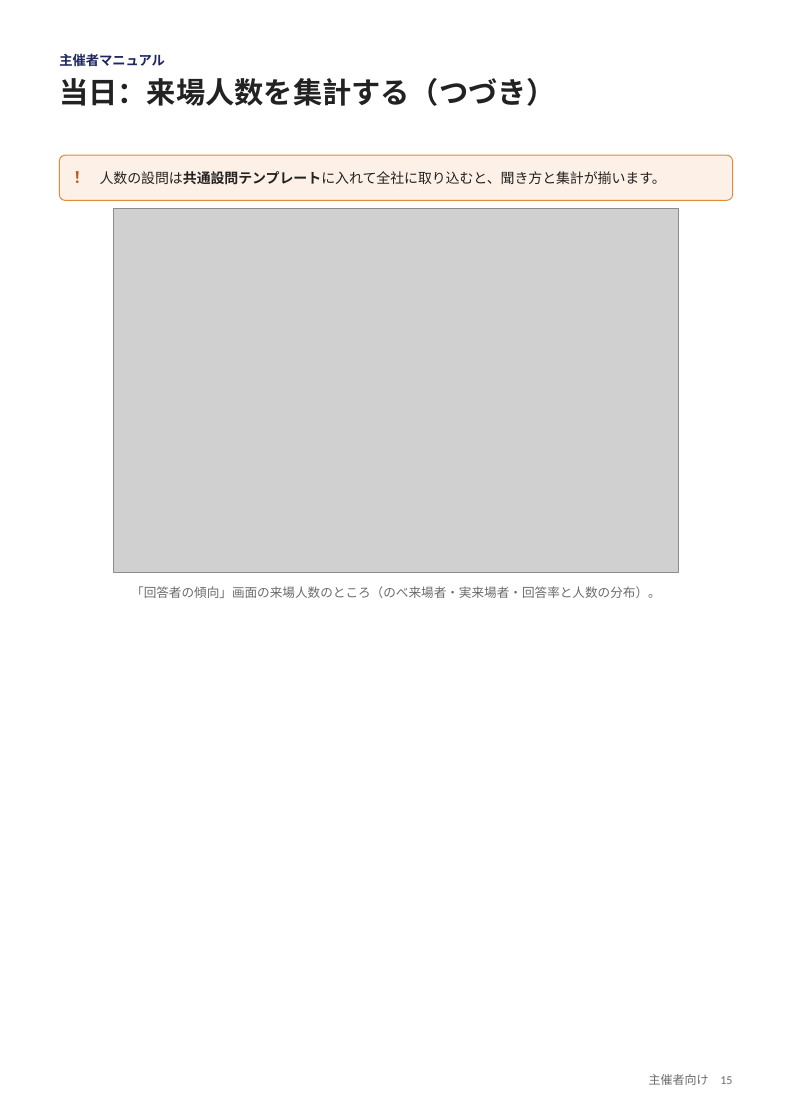
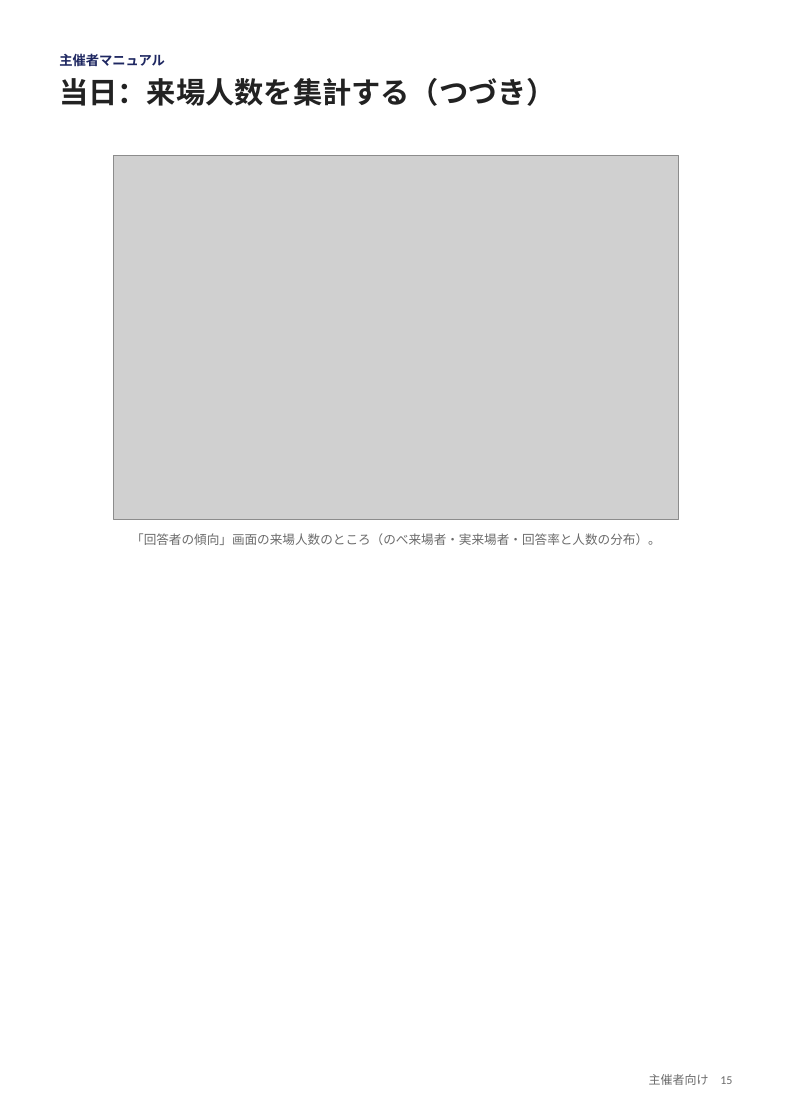
Before and after one commit to nisplus/enque, a slide deck: slide 15 of docs/manual-organizer.pptx. Drawn at 792x1120 pixels with LibreOffice and Linux fonts; fonts in the diff are those of the drawing; grey boxes stand for pictures. Boxes give left, top, right and bottom in pixels: in the first picture for what was removed or moved away, otherwise in the second. Text is boxed around its words. In the diff, an @@ line names an element or a change of style, - is before the commit and + after.

```diff
--- a/docs/manual-organizer.pptx
+++ b/docs/manual-organizer.pptx
@@ rounded rectangle removed at [59, 155, 733, 200] @@
@@ text removed at [69, 165, 94, 190] @@
-！
@@ text removed at [100, 171, 666, 185] @@
-人数の設問は共通設問テンプレートに入れて全社に取り込むと、聞き方と集計が揃います。
@@ picture: place and size @@
-picture at [113, 208, 678, 572]
+picture at [113, 155, 678, 519]
@@ text "「回答者の傾向」画面の来場人数のところ（のべ来場者・実来場者・回答率と人数の分布）。": place and size @@
-text "「回答者の傾向」画面の来場人数のところ（のべ来場者・実来場者・回答率と人数の分布）。" at [131, 586, 661, 598]
+text "「回答者の傾向」画面の来場人数のところ（のべ来場者・実来場者・回答率と人数の分布）。" at [131, 533, 661, 545]
```
Also in this commit, not shown: 2 other slides changed, 12 other files.
